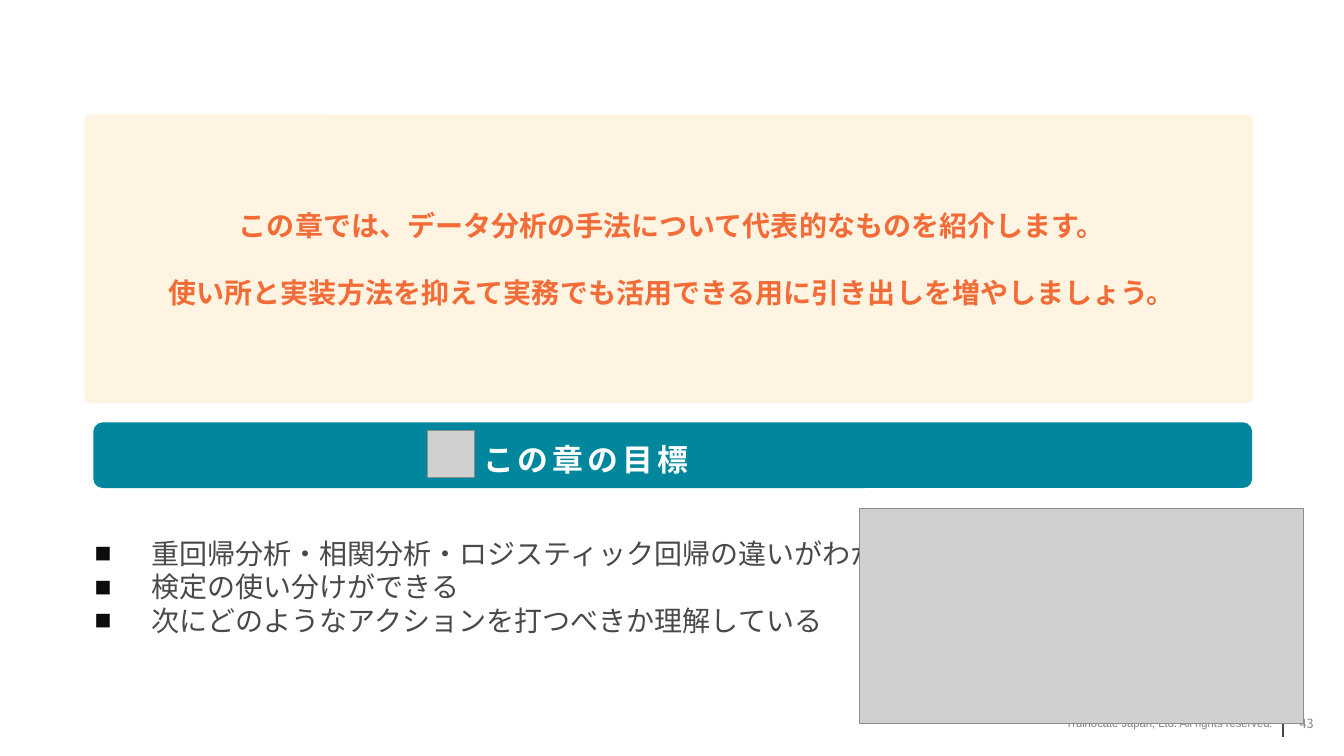
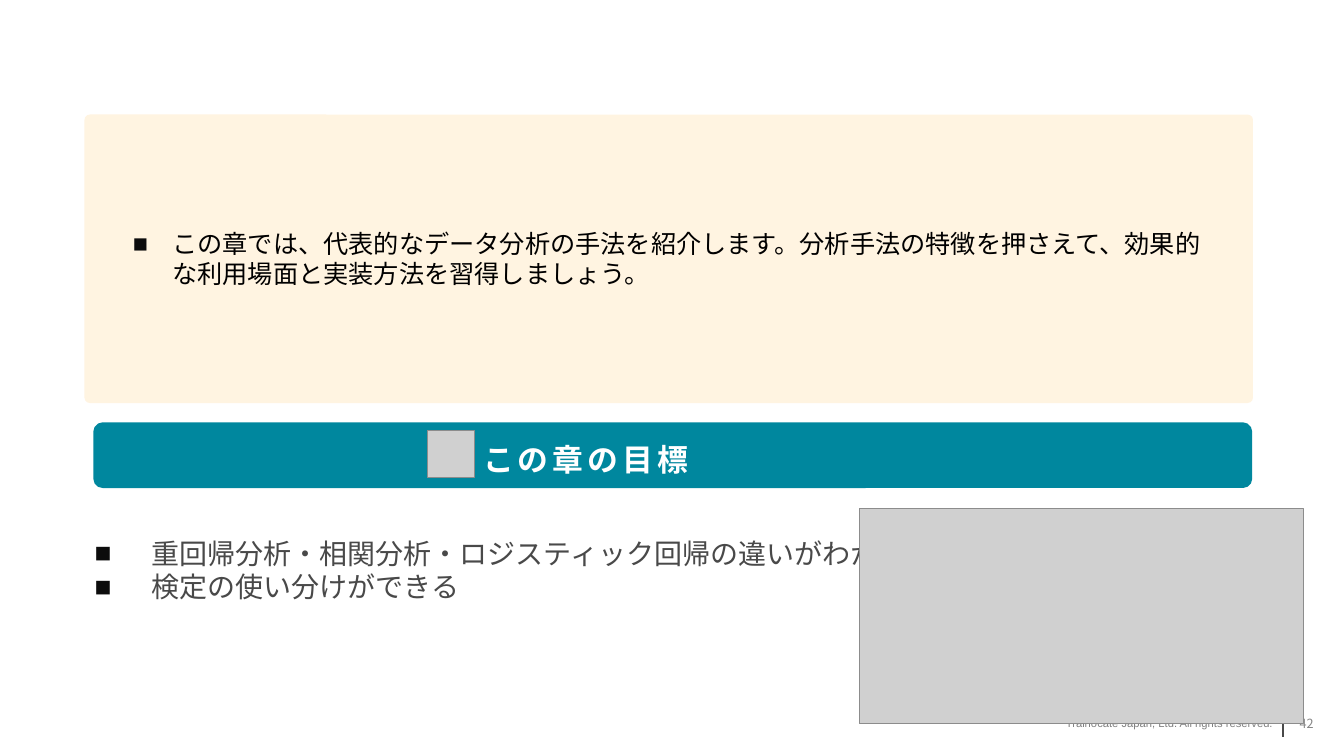
Before and after one commit to trainocate-japan/Excel-Data-Analytics, a slide deck: slide 42 of Excelデータ分析.pptx (slide 43 before the commit). Drawn at 1344x756 pixels with LibreOffice and Linux fonts; fonts in the diff are those of the drawing; grey boxes stand for pictures; background and template pictures are left out. Boxes give left, top, right and bottom in pixels: in the first picture for what was removed or moved away, otherwise in the second. Text is boxed around its words. In the diff, an @@ line names an element or a change of style, - is before the commit and + after.

```diff
--- a/Excelデータ分析.pptx
+++ b/Excelデータ分析.pptx
@@ text at [172,231,1200,285]: text changed; size 20 to 18 pt; text colour #F36C37 to #000000; bold off @@
-この章では、データ分析の手法について代表的なものを紹介します。
-使い所と実装方法を抑えて実務でも活用できる用に引き出しを増やしましょう。
+■ この章では、代表的なデータ分析の手法を紹介します。分析手法の特徴を押さえて、効果的な利用場面と実装方法を習得しましょう。
@@ text at [151,607,822,633]: paragraph removed @@
-■ 次にどのようなアクションを打つべきか理解している
```
Also in this commit, not shown: 7 other slides changed, 1 slide removed, 10 other files.
